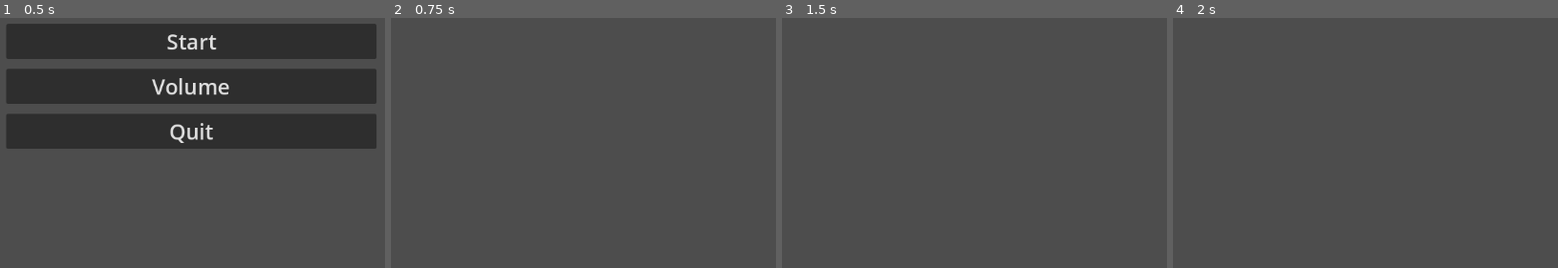
Above: before the commit, frames 1-4 (left to right).
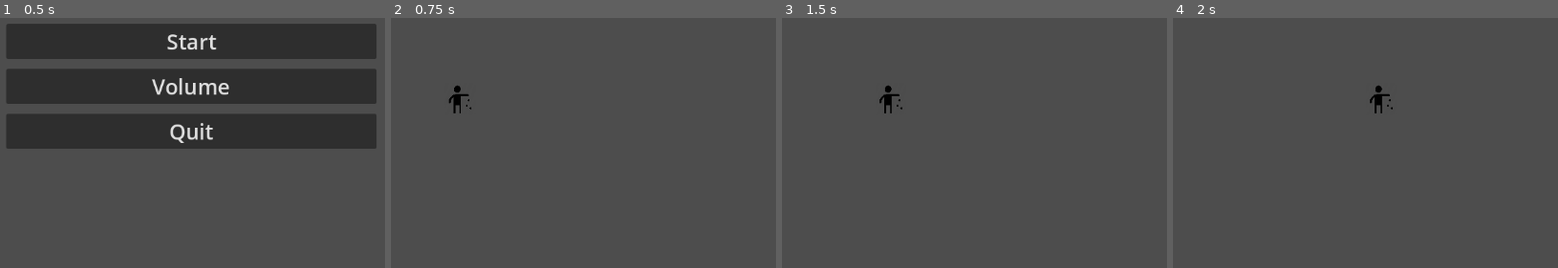
Above: after the commit, the same moments.

Repository: DrWaffle454/Cyborg-Game
Game: Godot game, scene res://Assets/Scenes/Menu UI/main_menu.tscn
The game is run twice, just before and just after one commit, with the same random seed, the same clock (stepped at 60 frames per second) and the same inputs.
Inputs:
- Up to frame 1 (0.5 s): no input
- Up to frame 2 (0.75 s): click "Start" at 0.5 s
- Up to frame 3 (1.5 s): tap Enter at 1.25 s; hold D (move_right) from 1.28 s (still down)
- Up to frame 4 (2 s): keep holding D (move_right)

Frame 1 is identical in both runs. In frame 2, 0.2% of the frame differs, in the area x 14-21%, y 27-39%; in frame 3, 0.2%, in the area x 25-32%, y 27-39%; in frame 4, 0.2%.

Commit message:
Update main.tscn

Diff:
--- a/Assets/Scenes/CORE/main.tscn
+++ b/Assets/Scenes/CORE/main.tscn
@@ -1,3 +1,7 @@
-[gd_scene format=3 uid="uid://bsvfv0tfsk3r1"]
+[gd_scene load_steps=2 format=3 uid="uid://bsvfv0tfsk3r1"]
+
+[ext_resource type="PackedScene" uid="uid://cgod7e3u474vm" path="res://Assets/Scenes/Game World/player.tscn" id="1_6yycc"]
 
 [node name="main" type="Node2D"]
+
+[node name="player" parent="." instance=ExtResource("1_6yycc")]
